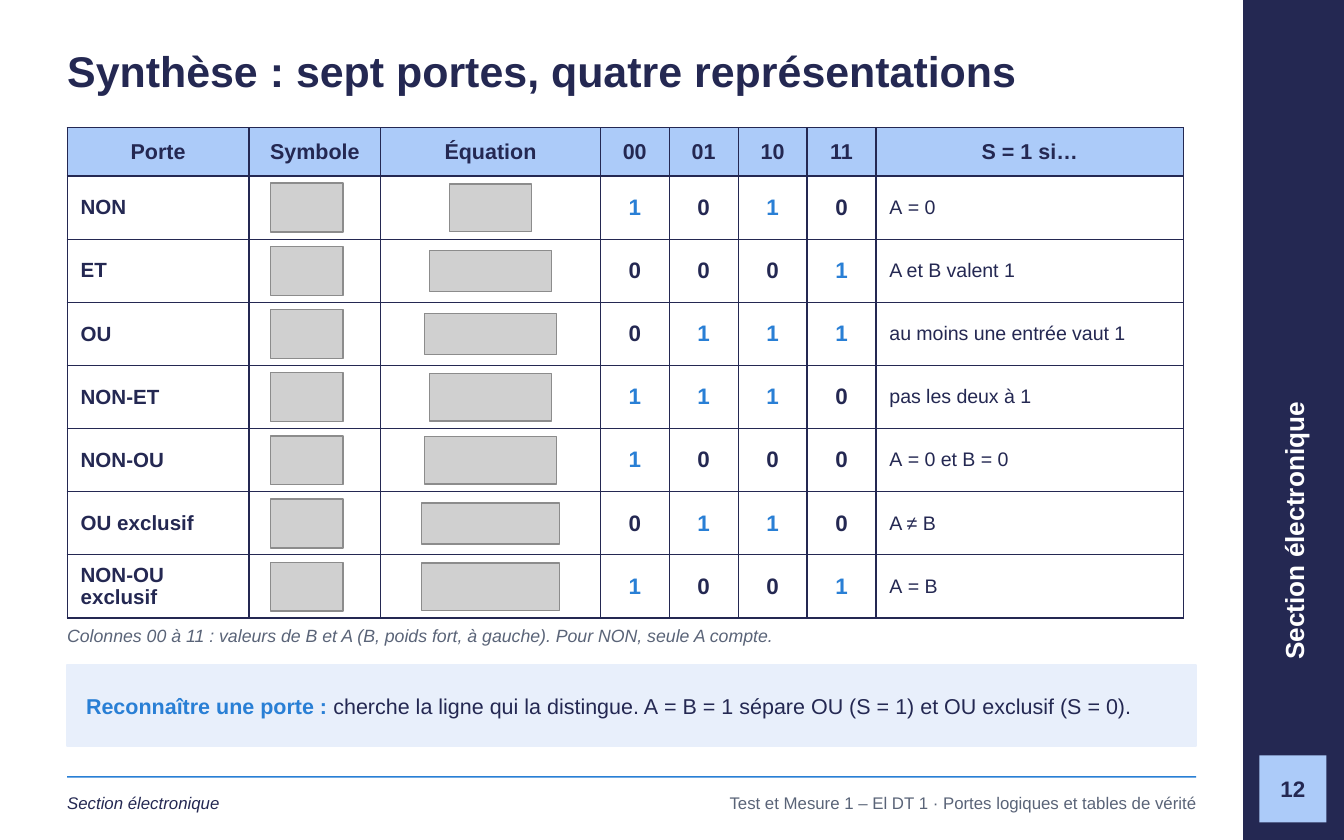
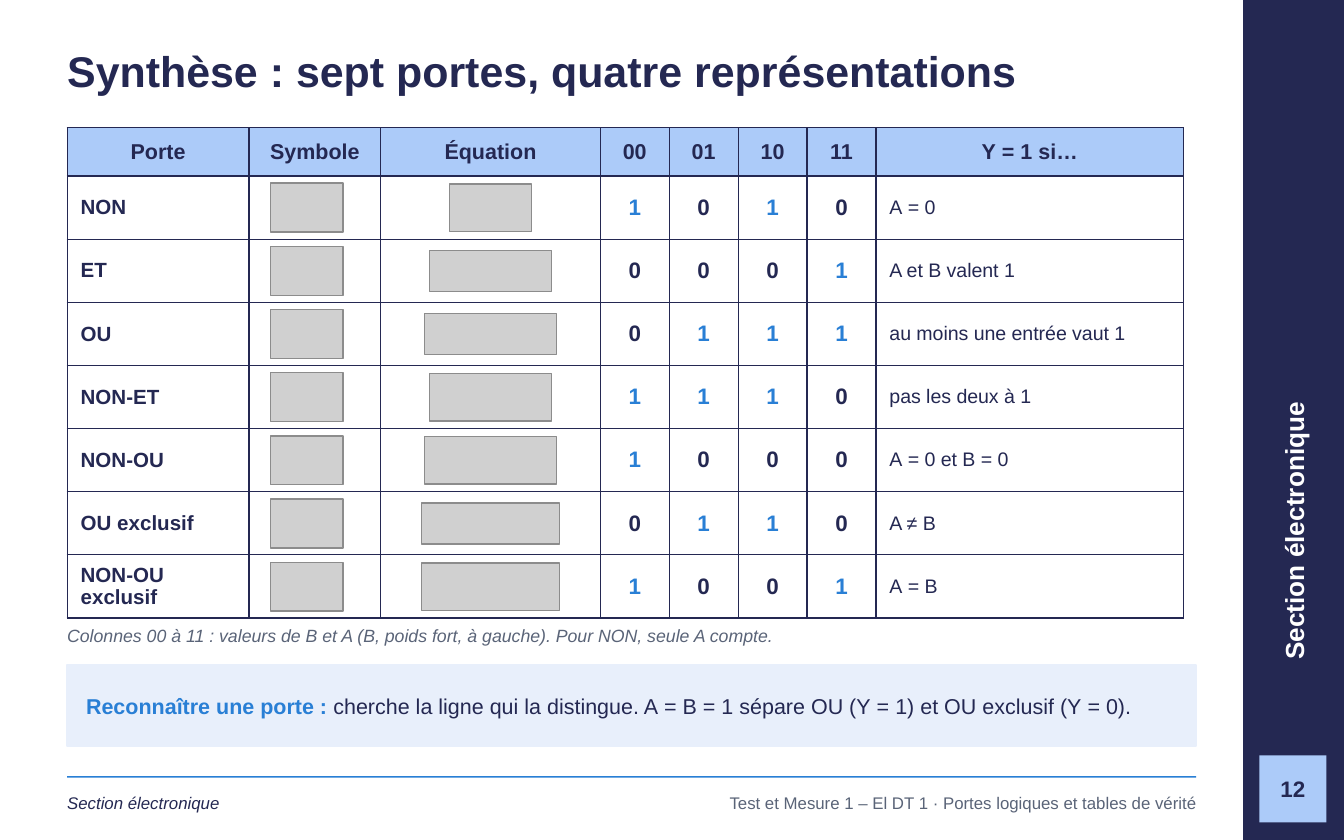
Before and after one commit to GlemoineETML/cours-etml, a slide deck: slide 12 of reference/tm1/semaine-1/120 Portes logiques et tables de vérité.pptx. Drawn at 1344x840 pixels with LibreOffice and Linux fonts; fonts in the diff are those of the drawing; grey boxes stand for pictures; background and template pictures are left out. Boxes give left, top, right and bottom in pixels: in the first picture for what was removed or moved away, otherwise in the second. Text is boxed around its words. In the diff, an @@ line names an element or a change of style, - is before the commit and + after.

```diff
--- a/reference/tm1/semaine-1/120 Portes logiques et tables de vérité.pptx
+++ b/reference/tm1/semaine-1/120 Portes logiques et tables de vérité.pptx
@@ table at <box>67,128,1181,609</box> @@
-row 1, column 8: S = 1 si…
+row 1, column 8: Y = 1 si…
@@ text at <box>86,698,1131,719</box>: text changed @@
-Reconnaître une porte : cherche la ligne qui la distingue. A = B = 1 sépare OU (S = 1) et OU exclusif (S = 0).
+Reconnaître une porte : cherche la ligne qui la distingue. A = B = 1 sépare OU (Y = 1) et OU exclusif (Y = 0).
```
Also in this commit, not shown: 16 other slides changed, 1 slide removed, 4 other files.
